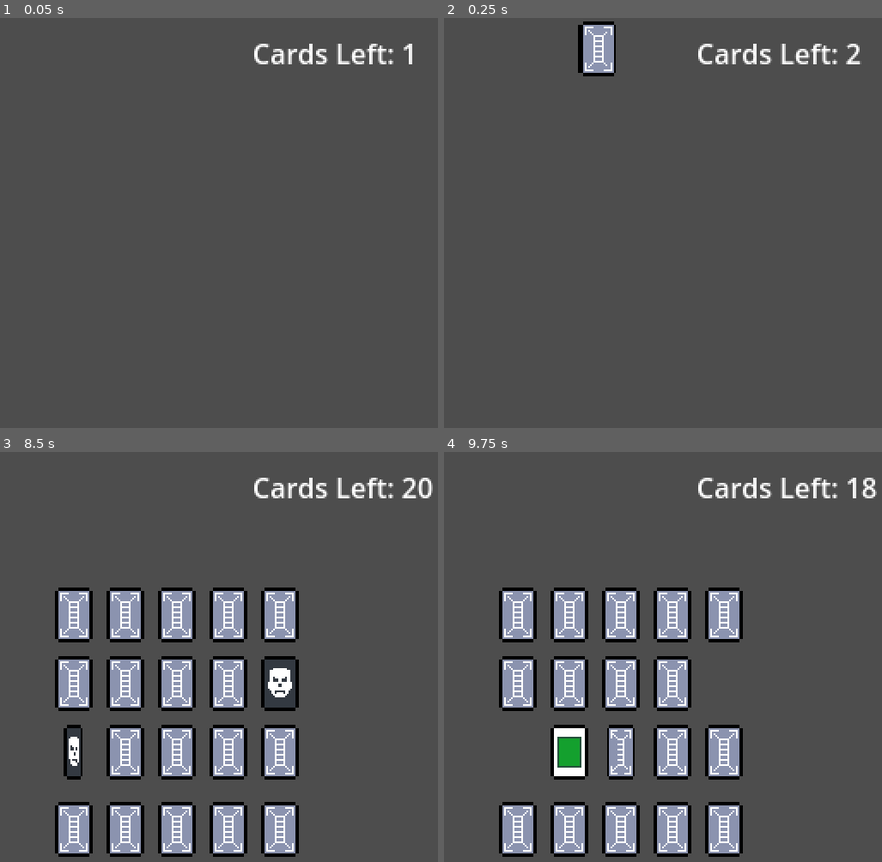
Above: before the commit, frames 1-4 (two rows, left to right).
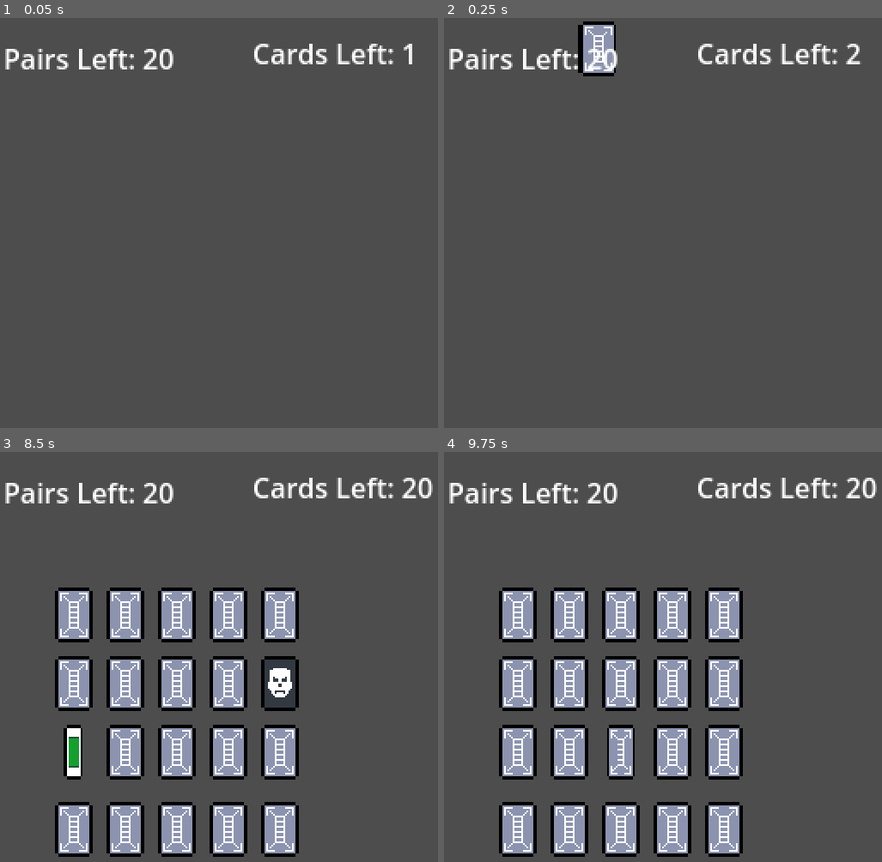
Above: after the commit, the same moments.

Repository: sugarvoid/card-sweeper
Game: Godot game, scene res://game/scene/game.tscn
Same seed, same stepped clock (60 frames per second), same inputs: the game is played once before the commit and once after it. The project has no main scene, so this scene is started directly.
Inputs (mouse positions are in pixels of both pictures, inside the frame that each line leads up to):
- Up to frame 1 (0.05 s): no input
- Up to frame 2 (0.25 s): no input
- Up to frame 3 (8.5 s): move the mouse to (74, 616) at 0.52 s; click (74, 616) at 0.67 s; move the mouse to (127, 616) at 1.27 s; click (127, 616) at 1.42 s; move the mouse to (175, 616) at 2.02 s; click (175, 616) at 2.17 s; move the mouse to (227, 616) at 2.77 s; click (227, 616) at 2.92 s; move the mouse to (280, 616) at 3.52 s; click (280, 616) at 3.67 s; move the mouse to (74, 681) at 4.27 s; click (74, 681) at 4.42 s; tap Enter at 5 s; move the mouse to (127, 681) at 5.02 s; click (127, 681) at 5.17 s; move the mouse to (175, 681) at 5.77 s; click (175, 681) at 5.92 s; move the mouse to (227, 681) at 6.52 s; click (227, 681) at 6.67 s; tap Space at 7.25 s; move the mouse to (280, 681) at 7.27 s; click (280, 681) at 7.42 s; move the mouse to (74, 751) at 8.02 s; click (74, 751) at 8.17 s
- Up to frame 4 (9.75 s): move the mouse to (571, 751) at 8.77 s; click (571, 751) at 8.92 s; move the mouse to (619, 751) at 9.52 s; click (619, 751) at 9.67 s

The runs differ from the first frame. In frame 1, 0.9% of the frame differs, in the area x 1-40%, y 7-13%; in frame 2, 0.8%; in frame 3, 1.2%; in frame 4, 4.1%, in the area x 1-99%, y 6-80%.
Error before the commit: Out of bounds get index '0' (on base: 'Array[Card]') (res://game/script/card_manager.gd:129)

Commit message:
Correct card type spawn chance weight

Diff:
--- a/game/scene/game.tscn
+++ b/game/scene/game.tscn
@@ -17,6 +17,13 @@
 offset_right = 261.0
 offset_bottom = 32.0
 text = "Cards Left: "
+
+[node name="LblPairsLeft" type="Label" parent="HUD"]
+offset_left = 29.0
+offset_top = 12.0
+offset_right = 116.0
+offset_bottom = 35.0
+text = "Pairs Left: "
 
 [node name="CardManager" type="Node" parent="."]
 script = ExtResource("1_k25xc")
--- a/game/script/card_manager.gd
+++ b/game/script/card_manager.gd
@@ -2,6 +2,7 @@
 extends Node
 
 signal on_card_amount_change(num: int)
+signal pair_made
 
 #var all_cards: Array[Card]
 var cards_clicked: int
@@ -9,6 +10,10 @@
 var faceup_cards: Array[Card]
 var graveyard_card: Array[Card]
 var cards_on_board: Array[Card]
+
+const NORMAL_CHANCE = 0.70
+const SKULL_CHANCE = 0.20
+const CROSS_CHANCE = 0.10
 
 var can_click: bool = false
 
@@ -35,7 +40,6 @@
 		add_a_card_to_borad()
 		await get_tree().create_timer(0.2).timeout
 
-	print(slots)
 
 
 
@@ -64,12 +68,31 @@
 	randomize()
 	var roll = randf()
 
-	if roll < 0.6: #60% chance
+
+
+	print('rand')
+	if roll <= NORMAL_CHANCE:
+		print("normal")
 		return randi_range(1,4)
-	elif roll < 0.8: #20% chance
+	elif roll > NORMAL_CHANCE && roll <= (NORMAL_CHANCE + SKULL_CHANCE):
+		print("skull")
 		return Card.CARD_TYPE.BAD
-	else: #10% chance
+	elif roll > (NORMAL_CHANCE + SKULL_CHANCE):
+		print("cross")
 		return Card.CARD_TYPE.CLAEN
+
+	return -99
+
+	#if roll < 0.6: #70% chance
+		#print("normal")
+		#return randi_range(1,4)
+	#elif roll < 0.3: #20% chance
+		#print("skull")
+		#return Card.CARD_TYPE.BAD
+		#
+	#else: #10% chance
+		#print("cross")
+		#return Card.CARD_TYPE.CLAEN
 
 
 func add_a_card_to_borad() -> void:
@@ -89,7 +112,6 @@
 	graveyard_card.push_back(c)
 	cards_on_board.erase(c)
 	emit_signal("on_card_amount_change", cards_on_board.size())
-	print(slots)
 
 func put_cards_facedown() -> void:
 	cards_clicked = 0
@@ -121,17 +143,20 @@
 	#TODO: Check if cards match
 	if faceup_cards[0].card_type == faceup_cards[1].card_type:
 		print("they match")
+		emit_signal("pair_made")
 		#TODO: Remove cards from board
 		for card in faceup_cards:
 			card.fade_away()
-		faceup_cards.clear()
-		cards_clicked = 0
+
+
 		if faceup_cards[0].card_type == 6:
 			pass
 			#TODO: Remove one skull card
 		if faceup_cards[0].card_type == 5:
 			pass
 			#TODO: Player matched skull
+		faceup_cards.clear()
+		cards_clicked = 0
 	else:
 		$TmrFlipDelay.start()
 
--- a/game/script/game.gd
+++ b/game/script/game.gd
@@ -3,12 +3,23 @@
 @onready var HUD = $HUD
 @onready var card_mamager = $CardManager
 # Called when the node enters the scene tree for the first time.
+
+const NEEDED_PAIRS: int = 20
+var pairs_left: int
+
 func _ready():
+	pairs_left = NEEDED_PAIRS
 	print("game ready")
 	card_mamager.connect("on_card_amount_change", HUD.update_cards_left)
+	card_mamager.connect("pair_made", lower_pairs_left)
 	HUD.update_cards_left(card_mamager.cards_on_board.size())
+	HUD.update_pair_label(pairs_left)
 
 
 # Called every frame. 'delta' is the elapsed time since the previous frame.
 func _process(delta):
 	pass
+
+func lower_pairs_left() -> void:
+	pairs_left -= 1
+	HUD.update_pair_label(pairs_left)
--- a/game/script/hud.gd
+++ b/game/script/hud.gd
@@ -2,7 +2,7 @@
 
 @onready var lbl_cards_left = $LblCardsLeft
 # Called when the node enters the scene tree for the first time.
-
+@onready var lbl_pairs_left = $LblPairsLeft
 func _ready():
 	pass # Replace with function body.
 
@@ -13,3 +13,6 @@
 
 func update_cards_left(num:int) -> void:
 	lbl_cards_left.text = str("Cards Left: ", num)
+
+func update_pair_label(num:int) -> void:
+	lbl_pairs_left.text = str("Pairs Left: ", num)
